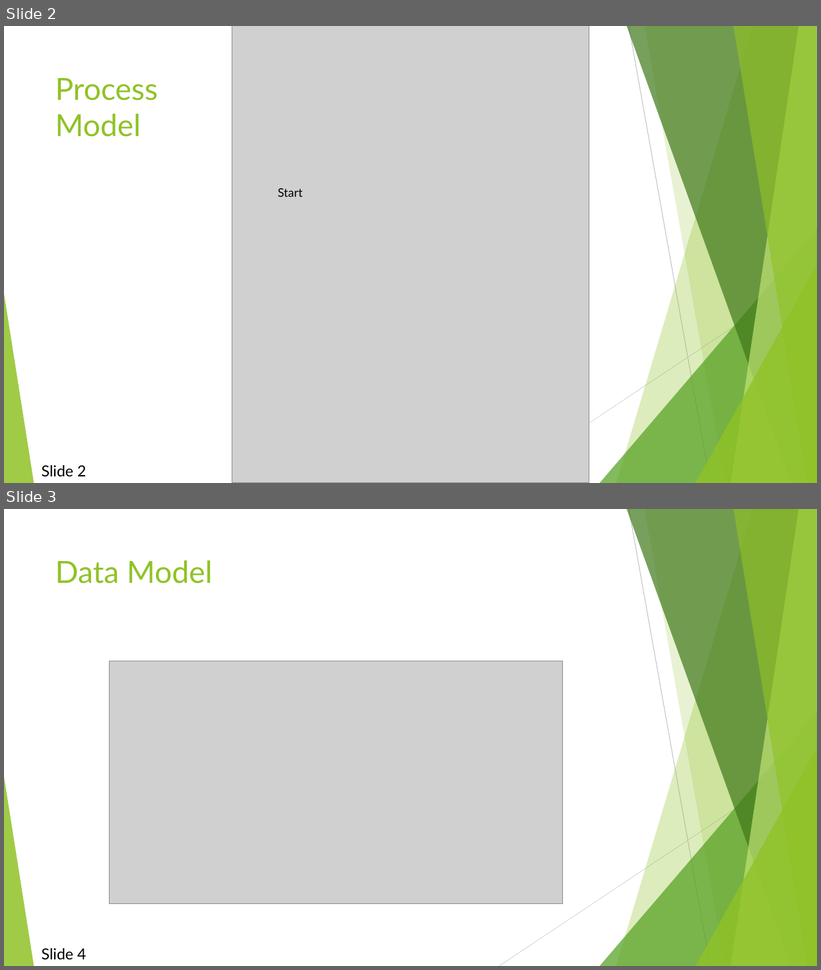
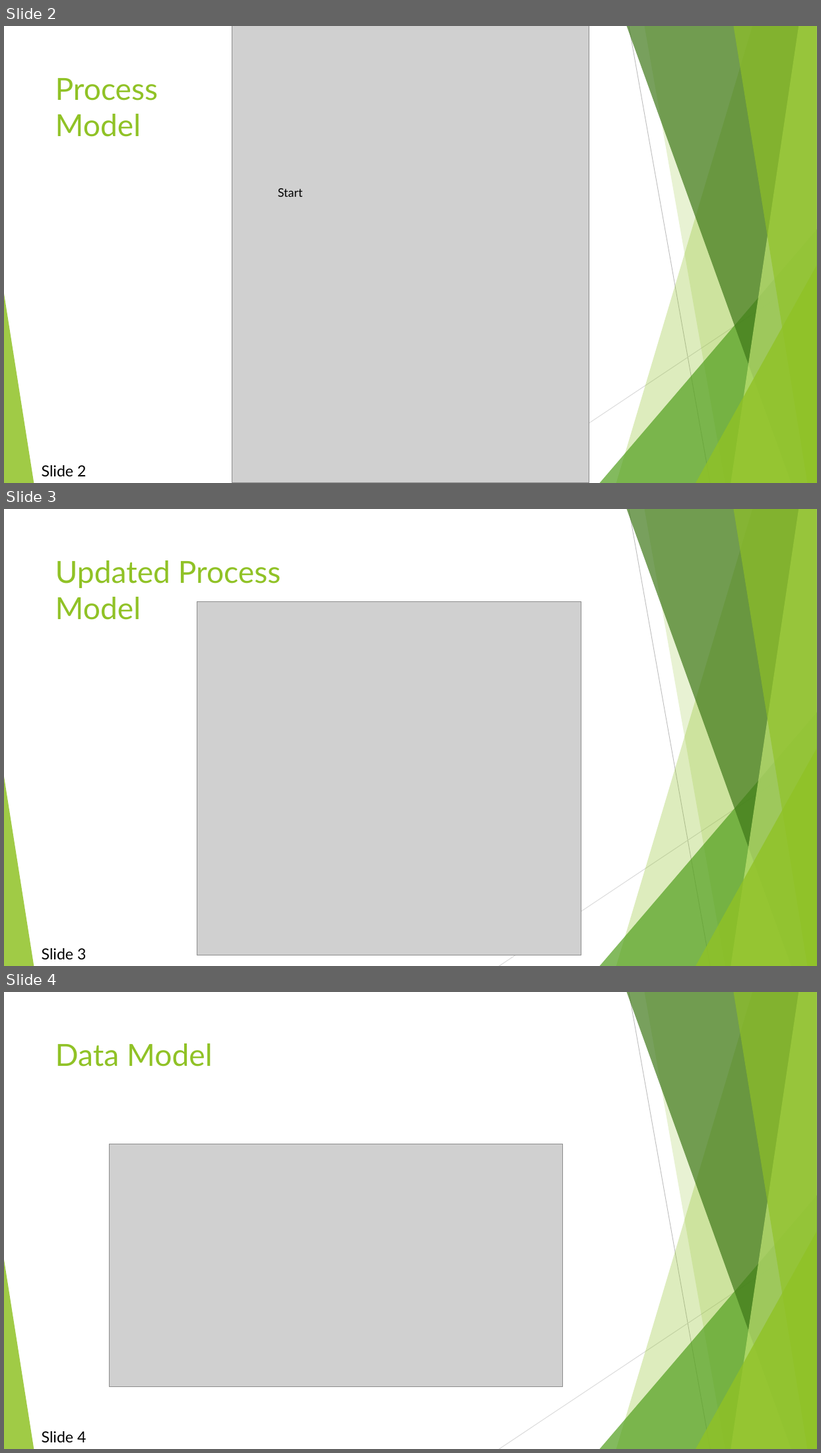
Before and after one commit to djcindric/Pathfinder-Player-Tool, a slide deck: Documentation/Demo 3.pptx. Shown one above the other, each under a label of ours: slides 2 and 3 before the commit, slides 2, 3 and 4 after it. The pictures are 821x970 and 821x1453 pixels, drawn with LibreOffice and Linux fonts; fonts in the diff are those of the drawing; grey boxes stand for pictures. Boxes give left, top, right and bottom in pixels: in the first picture for what was removed or moved away, otherwise in the second. Text is boxed around its words. In the diff, an @@ line names an element or a change of style, - is before the commit and + after.

```diff
--- a/Documentation/Demo 3.pptx
+++ b/Documentation/Demo 3.pptx
@@ slide 3 added at bbox=[4, 509, 817, 966], background #FFFFFF; not listed: 10 template elements that a slide beside it also shows @@
@@ title added at bbox=[55, 560, 281, 620], 36 pt, text #90C226 @@
+Updated Process
+Model
@@ picture added at bbox=[197, 601, 581, 956] @@
@@ text added at bbox=[42, 949, 86, 960], 18 pt, text #000000 @@
+Slide 3
@@ what was slide 3 is now slide 4 @@
```
Also in this commit, not shown: 1 other file.
